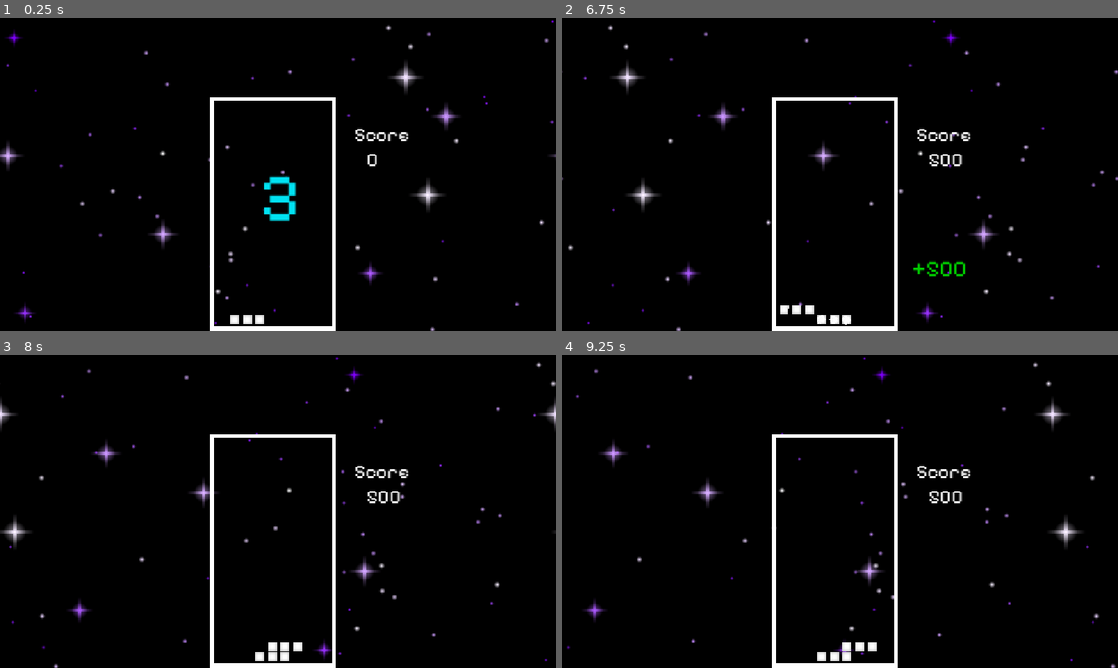
Above: before the commit, frames 1-4 (two rows, left to right).
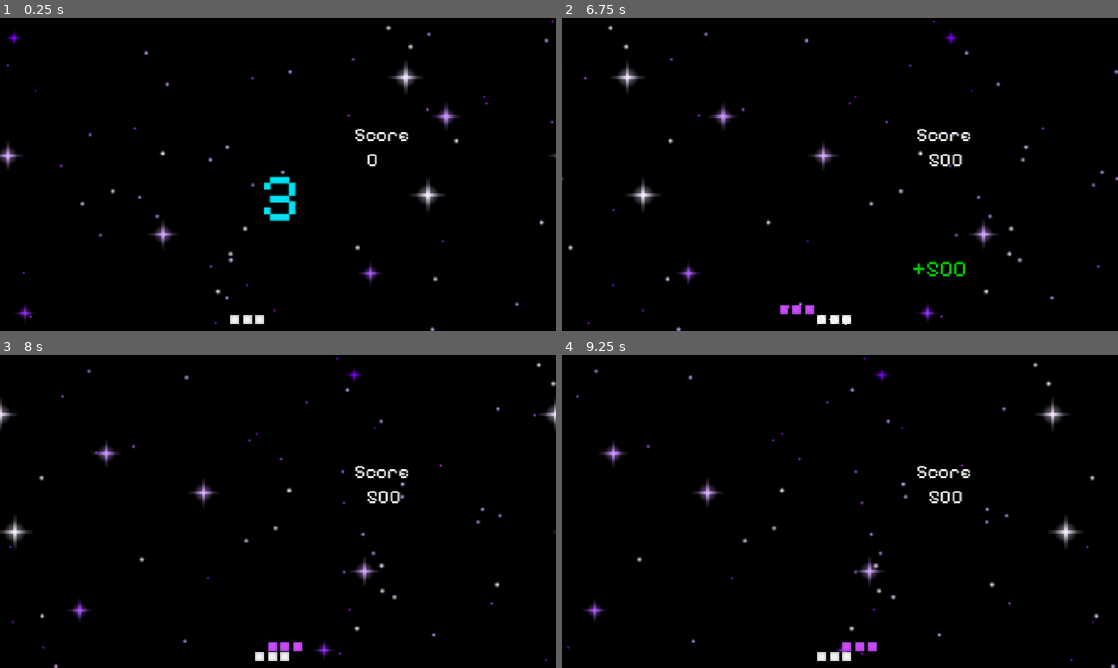
Above: after the commit, the same moments.

Repository: akhakhakh/Project-2.1-Light-Festival
Game: Godot game, scene res://scenes_stacker/Main.tscn
Two runs of this game, one before a commit and one after it. Both use one fixed random seed, a clock stepped at 60 frames per second and the inputs below.
Inputs:
- Up to frame 1 (0.25 s): no input
- Up to frame 2 (6.75 s): hold Left (green_button) 0.53-1.28 s; tap Up (blue_button) at 1.35 s; tap Left (green_button) at 1.55, 3.05, 3.8, 4.35, 5.3, 5.85 s; hold Left (green_button) 2.03-2.78 s; tap Down (red_button) at 2.85 s; hold Right (yellow_button) 3.53-4.28 s; hold Up (blue_button) 5.03-5.78 s; hold Down (red_button) from 6.53 s (still down)
- Up to frame 3 (8 s): tap Left (green_button) at 6.8, 7.55 s; release Down (red_button) at 7.28 s; tap Right (yellow_button) at 7.35 s
- Up to frame 4 (9.25 s): hold Left (green_button) 8.03-8.78 s; tap Up (blue_button) at 8.85 s; tap Left (green_button) at 9.05 s

The runs differ from the first frame. In frame 1, 1.6% of the frame differs, in the area x 37-61%, y 25-100%; in frame 2, 1.7%; in frame 3, 1.7%; in frame 4, 1.7%.

Commit message:
Added colour change per stack functionality

Diff:
--- a/stacker_game/stacker-prototype/assets_stacker/glow_block.gdshader
+++ /dev/null
@@ -1,25 +0,0 @@
-shader_type canvas_item;
-
-uniform vec4 glow_color = vec4(1.0, 1.0, 0.3, 1.0);
-uniform float glow_size = 2.0;
-
-void fragment() {
-    vec4 tex_color = texture(TEXTURE, UV);
-
-    // base alpha
-    float base_a = tex_color.a;
-
-    // expanded alpha for halo
-    float step = glow_size * TEXTURE_PIXEL_SIZE.x;
-
-    float a = base_a;
-    a = max(a, texture(TEXTURE, UV + vec2(step, 0.0)).a);
-    a = max(a, texture(TEXTURE, UV + vec2(-step, 0.0)).a);
-    a = max(a, texture(TEXTURE, UV + vec2(0.0, step)).a);
-    a = max(a, texture(TEXTURE, UV + vec2(0.0, -step)).a);
-
-    float halo = max(0.0, a - base_a); // only outside
-
-    vec4 halo_col = glow_color * halo;
-    COLOR = tex_color + halo_col;
-}
--- a/stacker_game/stacker-prototype/scenes_stacker/Main.tscn
+++ b/stacker_game/stacker-prototype/scenes_stacker/Main.tscn
@@ -3,7 +3,6 @@
 [ext_resource type="Script" uid="uid://q4r3vqb1iyv5" path="res://scripts_stacker/main.gd" id="1_i2nvn"]
 [ext_resource type="Shader" uid="uid://cd6bnlw771x8h" path="res://assets_stacker/mainscene.gdshader" id="2_gwiyq"]
 [ext_resource type="Texture2D" uid="uid://bs1bt6bkt5ycp" path="res://assets_stacker/black_bg.jpg" id="3_gmg3d"]
-[ext_resource type="Shader" uid="uid://0fwp4y10u3lh" path="res://assets_stacker/glow_block.gdshader" id="4_gwiyq"]
 [ext_resource type="Texture2D" uid="uid://dd0pppatpqbpi" path="res://assets_stacker/block.png" id="4_x276b"]
 [ext_resource type="FontFile" uid="uid://bxn6d8x8kbd7a" path="res://assets_stacker/PixelifySans-VariableFont_wght.ttf" id="5_j7e37"]
 [ext_resource type="AudioStream" uid="uid://diyfmc8sfxwxb" path="res://sounds_stacker/bgm.wav" id="6_yjq2m"]
@@ -25,8 +24,35 @@
 shader_parameter/base_scroll_speed = 0.05
 shader_parameter/additional_scroll_speed = 0.05
 
+[sub_resource type="Shader" id="Shader_i2nvn"]
+code = "shader_type canvas_item;
+
+uniform vec4 glow_color = vec4(1.0, 1.0, 0.3, 1.0);
+uniform float glow_size = 2.0;
+
+void fragment() {
+    vec4 tex_color = texture(TEXTURE, UV);
+
+    // base alpha
+    float base_a = tex_color.a;
+
+    // expanded alpha for halo
+    float step = glow_size * TEXTURE_PIXEL_SIZE.x;
+
+    float a = base_a;
+    a = max(a, texture(TEXTURE, UV + vec2(step, 0.0)).a);
+    a = max(a, texture(TEXTURE, UV + vec2(-step, 0.0)).a);
+    a = max(a, texture(TEXTURE, UV + vec2(0.0, step)).a);
+    a = max(a, texture(TEXTURE, UV + vec2(0.0, -step)).a);
+
+    float halo = max(0.0, a - base_a); // only outside
+
+    vec4 halo_col = glow_color * halo;
+    COLOR = tex_color + halo_col;
+}"
+
 [sub_resource type="ShaderMaterial" id="ShaderMaterial_gmg3d"]
-shader = ExtResource("4_gwiyq")
+shader = SubResource("Shader_i2nvn")
 shader_parameter/glow_color = Vector4(5, 5, 0, 1)
 shader_parameter/glow_size = 4.0
 
@@ -619,7 +645,6 @@
 position = Vector2(669, 185)
 
 [node name="Icon" type="Sprite2D" parent="."]
-material = SubResource("ShaderMaterial_gmg3d")
 position = Vector2(143.33798, 402.33798)
 rotation = 0.00443127
 scale = Vector2(0.265625, 0.265625)
@@ -643,7 +668,6 @@
 scale_amount_curve = SubResource("Curve_jyhfs")
 
 [node name="Icon2" type="Sprite2D" parent="."]
-material = SubResource("ShaderMaterial_gmg3d")
 position = Vector2(213.33798, 402.33798)
 rotation = 0.00443127
 scale = Vector2(0.265625, 0.265625)
@@ -666,7 +690,6 @@
 scale_amount_curve = SubResource("Curve_tbgi4")
 
 [node name="Icon3" type="Sprite2D" parent="."]
-material = SubResource("ShaderMaterial_gmg3d")
 position = Vector2(178.33798, 402.33798)
 rotation = 0.00443127
 scale = Vector2(0.265625, 0.265625)
--- a/stacker_game/stacker-prototype/scripts_stacker/main.gd
+++ b/stacker_game/stacker-prototype/scripts_stacker/main.gd
@@ -23,6 +23,16 @@
 var stack_history := []             # Previous stacks (positions and count)
 var game_over := false              # Whether game has ended
 var just_missed := false            # True if player just missed (penalty-only, no points)
+var cur_row_colour: Color = Color.WHITE
+var colour_palette := [
+	Color(1, 0.3, 0.3),
+	Color(0.3, 1, 0.3),
+	Color(0.3, 0.6, 1),
+	Color(1, 0.8, 0.3),
+	Color(0.8, 0.3, 1),
+	Color(0.3, 1, 1)
+]
+var last_colour_index := -1
 
 # ===== SCORING =====
 var score: int = 0                  # Player's total score
@@ -76,7 +86,7 @@
 		if child is ColorRect:
 			if "Border" in child.name:
 				bonus_area_rects.append(child)
-				child.visible = true
+				child.visible = false
 
 	icons = [$Icon, $Icon2, $Icon3]
 
@@ -364,6 +374,18 @@
 	if not is_in_bonus_section(cur_row) and is_in_bonus_zone:
 		deactivate_bonus_area_visuals()
 
+	if cur_row == 20:
+		cur_row_colour = Color.WHITE_SMOKE
+	else:
+		var idx := randi() % colour_palette.size()
+		if idx == last_colour_index:
+			idx = (idx + 1) % colour_palette.size()
+		last_colour_index = idx
+		cur_row_colour = colour_palette[idx]
+
+	for icon in icons:
+		icon.modulate = cur_row_colour
+	print("Row ", cur_row, " - Blocks: ", cur_blocks, " - Speed: ", move_interval, " - Bonus: ", in_bonus)
 
 func update_icon_positions():
 	for k in range(icons.size()):
@@ -606,11 +628,16 @@
 		if marker_idx >= 0 and marker_idx < markers.size():
 			icon_instance.global_position = markers[marker_idx].global_position
 			icon_instance.show()
-
-			# set colour based on cur_row
-			var colour_value = float(cur_row) / float(grid_height)
 			add_child(icon_instance)
 			locked_row_icons.append(icon_instance)
+
+			var placed_row: int = cur_row
+			print("Placed row:", placed_row, " bonus:", is_in_bonus_section(placed_row))
+
+			if is_in_bonus_section(placed_row):
+				animate_icon_rgb(icon_instance)
+			else:
+				set_icon_colour(icon_instance, cur_row_colour)
 
 		# Trigger particles only on perfect stack
 		if surviving_positions.size() == cur_blocks:
@@ -644,6 +671,20 @@
 
 	reset_row()
 
+
+func set_icon_colour(icon: Node2D, colour: Color) -> void:
+	icon.modulate = colour
+
+
+func animate_icon_rgb(icon: Node2D) -> void:
+	var tween := create_tween()
+	tween.set_loops()
+	tween.tween_property(icon, "modulate", Color.RED, 0.15)
+	tween.tween_property(icon, "modulate", Color.YELLOW, 0.15)
+	tween.tween_property(icon, "modulate", Color.GREEN, 0.15)
+	tween.tween_property(icon, "modulate", Color.CYAN, 0.15)
+	tween.tween_property(icon, "modulate", Color.BLUE, 0.15)
+	tween.tween_property(icon, "modulate", Color.MAGENTA, 0.15)
 
 func update_score_display():
 	if score_label != null:
Not shown, removed: stacker_game/stacker-prototype/assets_stacker/glow_block.gdshader.uid
